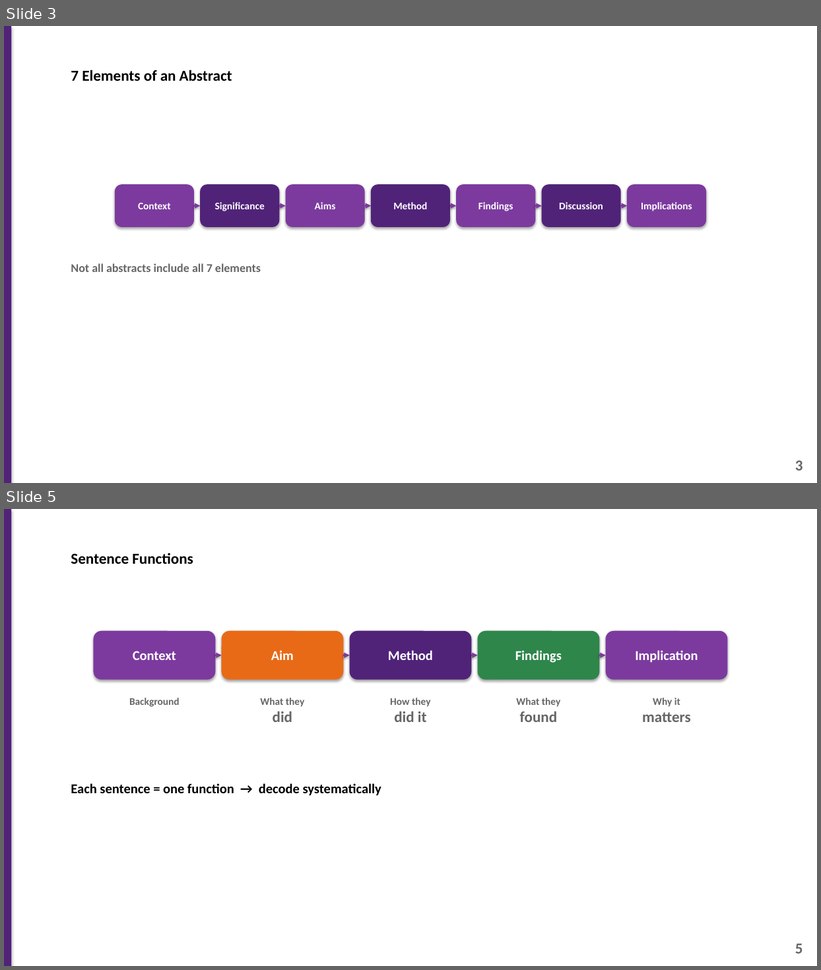
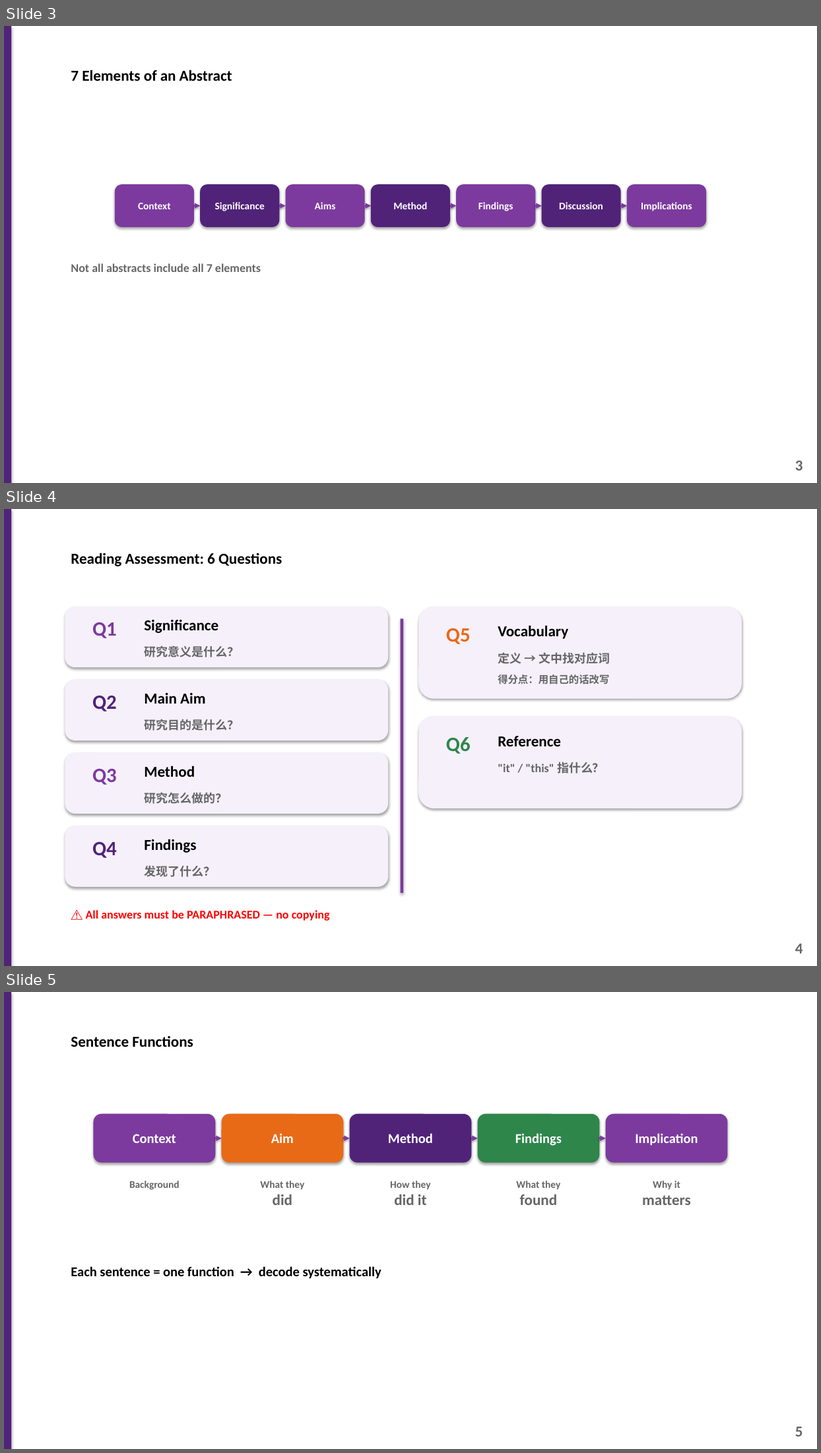
Before and after one commit to 975801846-star/workspace-outputs, a slide deck: Introduction_to_Reading_Assessment.pptx. Shown one above the other, each under a label of ours: slides 3 and 5 before the commit, slides 3, 4 and 5 after it; the slides between them are not shown. The pictures are 821x970 and 821x1453 pixels, drawn with LibreOffice and Linux fonts; fonts in the diff are those of the drawing. Boxes give left, top, right and bottom in pixels: in the first picture for what was removed or moved away, otherwise in the second. Text is boxed around its words. In the diff, an @@ line names an element or a change of style, - is before the commit and + after.

```diff
--- a/Introduction_to_Reading_Assessment.pptx
+++ b/Introduction_to_Reading_Assessment.pptx
@@ slide 4 added at (x1=4, y1=509, x2=817, y2=966), background #FFFFFF @@
@@ rectangle added at (x1=4, y1=509, x2=11, y2=966), fill #502379 @@
@@ text added at (x1=71, y1=553, x2=282, y2=566), 18 pt, text #000000, bold @@
+Reading Assessment: 6 Questions
@@ rounded rectangle added at (x1=65, y1=607, x2=388, y2=667), fill #F5F0FA @@
@@ rounded rectangle added at (x1=418, y1=607, x2=742, y2=698), fill #F5F0FA @@
@@ text added at (x1=92, y1=623, x2=117, y2=638), 24 pt, text #7C3A9E, bold @@
+Q1
@@ text added at (x1=144, y1=619, x2=218, y2=633), 18 pt, text #000000, bold @@
+Significance
@@ rectangle added at (x1=401, y1=619, x2=403, y2=893), fill #7C3A9E @@
@@ text added at (x1=498, y1=625, x2=568, y2=639), 18 pt, text #000000, bold @@
+Vocabulary
@@ text added at (x1=144, y1=646, x2=239, y2=657), 14 pt, text #666666, bold @@
+研究意义是什么？
@@ text added at (x1=446, y1=628, x2=471, y2=644), 24 pt, text #E86A17, bold @@
+Q5
@@ text added at (x1=498, y1=652, x2=610, y2=664), 14 pt, text #666666, bold @@
+定义 → 文中找对应词
@@ rounded rectangle added at (x1=65, y1=680, x2=388, y2=741), fill #F5F0FA @@
@@ text added at (x1=498, y1=675, x2=609, y2=685), 12 pt, text #666666, bold @@
+得分点：用自己的话改写
@@ text added at (x1=92, y1=696, x2=117, y2=712), 24 pt, text #502379, bold @@
+Q2
@@ text added at (x1=144, y1=693, x2=205, y2=704), 18 pt, text #000000, bold @@
+Main Aim
@@ text added at (x1=144, y1=720, x2=239, y2=731), 14 pt, text #666666, bold @@
+研究目的是什么？
@@ rounded rectangle added at (x1=418, y1=716, x2=742, y2=809), fill #F5F0FA @@
@@ text added at (x1=446, y1=737, x2=471, y2=754), 24 pt, text #2E864B, bold @@
+Q6
@@ text added at (x1=498, y1=736, x2=561, y2=747), 18 pt, text #000000, bold @@
+Reference
@@ rounded rectangle added at (x1=65, y1=753, x2=388, y2=814), fill #F5F0FA @@
@@ text added at (x1=144, y1=766, x2=195, y2=777), 18 pt, text #000000, bold @@
+Method
@@ text added at (x1=498, y1=762, x2=605, y2=774), 14 pt, text #666666, bold @@
+"it" / "this" 指什么？
@@ text added at (x1=92, y1=769, x2=117, y2=785), 24 pt, text #7C3A9E, bold @@
+Q3
@@ text added at (x1=144, y1=793, x2=227, y2=804), 14 pt, text #666666, bold @@
+研究怎么做的？
@@ rounded rectangle added at (x1=65, y1=826, x2=388, y2=887), fill #F5F0FA @@
@@ text added at (x1=92, y1=842, x2=117, y2=858), 24 pt, text #502379, bold @@
+Q4
@@ text added at (x1=144, y1=839, x2=196, y2=853), 18 pt, text #000000, bold @@
+Findings
@@ text added at (x1=144, y1=865, x2=215, y2=877), 14 pt, text #666666, bold @@
+发现了什么？
@@ text added at (x1=86, y1=910, x2=330, y2=921), 14 pt, text #FF0000, bold @@
+⚠ All answers must be PARAPHRASED — no copying
@@ text added at (x1=795, y1=944, x2=803, y2=954), 18 pt, text #666666, bold @@
+4
```
Also in this commit, not shown: 1 slide removed.
